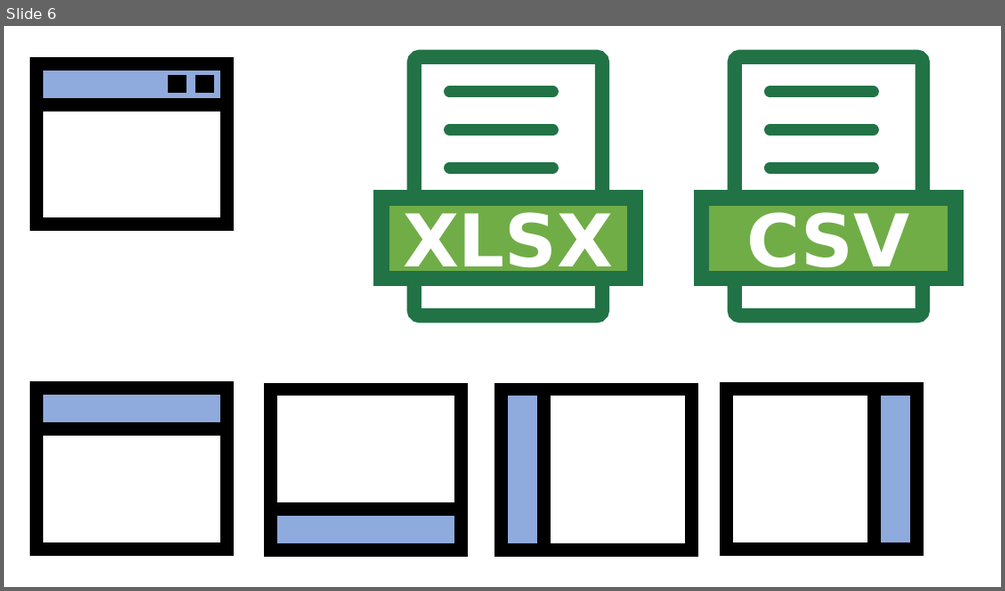
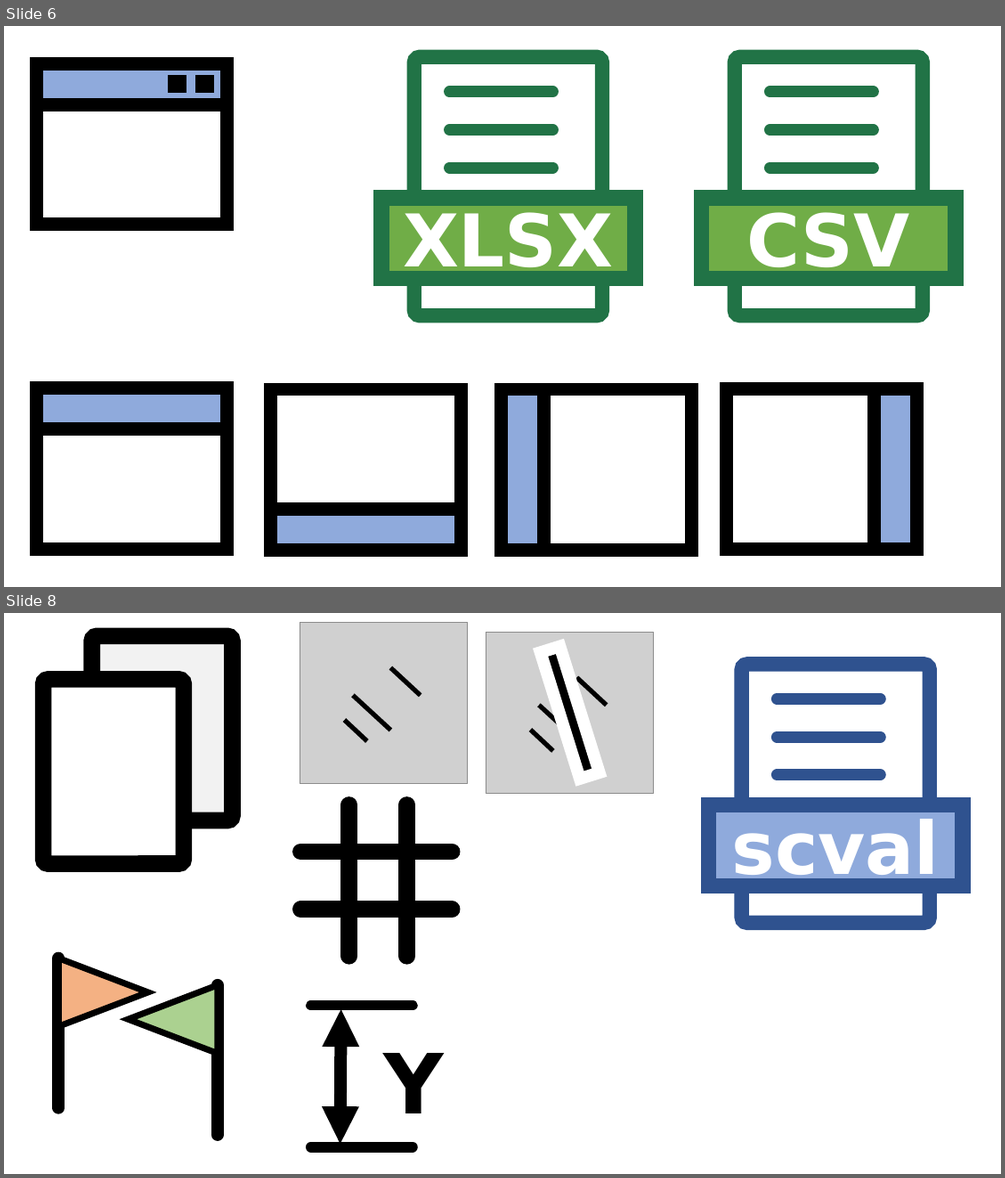
Before and after one commit to scrutinydebugger/scrutiny-devtools, a slide deck: graphics/graphics.pptx. Shown one above the other, each under a label of ours: slide 6 before the commit, slides 6 and 8 after it; the slides between them are not shown. The pictures are 1005x591 and 1005x1178 pixels, drawn with LibreOffice and Linux fonts; fonts in the diff are those of the drawing; grey boxes stand for pictures. Boxes give left, top, right and bottom in pixels: in the first picture for what was removed or moved away, otherwise in the second. Text is boxed around its words. In the diff, an @@ line names an element or a change of style, - is before the commit and + after.

Commit message:
added scval + fix warning

```diff
--- a/graphics/graphics.pptx
+++ b/graphics/graphics.pptx
@@ slide 8 added at <box>4,613,1001,1174</box>, background #FFFFFF @@
@@ rounded rectangle added at <box>92,636,233,821</box>, fill #F2F2F2, outline #000000 16 pt @@
@@ group added at <box>485,632,654,793</box>: 3 lines, 1 picture, 1 rectangle @@
@@ rounded rectangle added at <box>44,680,184,864</box>, fill #FFFFFF, outline #000000 16 pt @@
@@ group added at <box>299,622,468,784</box>: 3 lines, 1 picture @@
@@ group added at <box>708,664,963,923</box>: 3 lines, 1 rounded rectangle, 1 rectangle @@
+scval
@@ group added at <box>301,805,452,957</box>: 4 lines @@
@@ line added from (58, 958) to (58, 1108), #000000 12 pt @@
@@ triangle added at <box>58,958,148,1026</box>, fill #F4B183, outline #000000 6 pt @@
@@ triangle added at <box>128,985,218,1053</box>, fill #ABD190, outline #000000 6 pt @@
@@ line added from (217, 985) to (217, 1135), #000000 12 pt @@
@@ group added at <box>311,1005,444,1147</box>: 2 lines, 1 double arrow, 1 text @@
+Y
```
Also in this commit, not shown: 2 slides changed, 1 other slide added, 1 slide removed, 7 other files.
